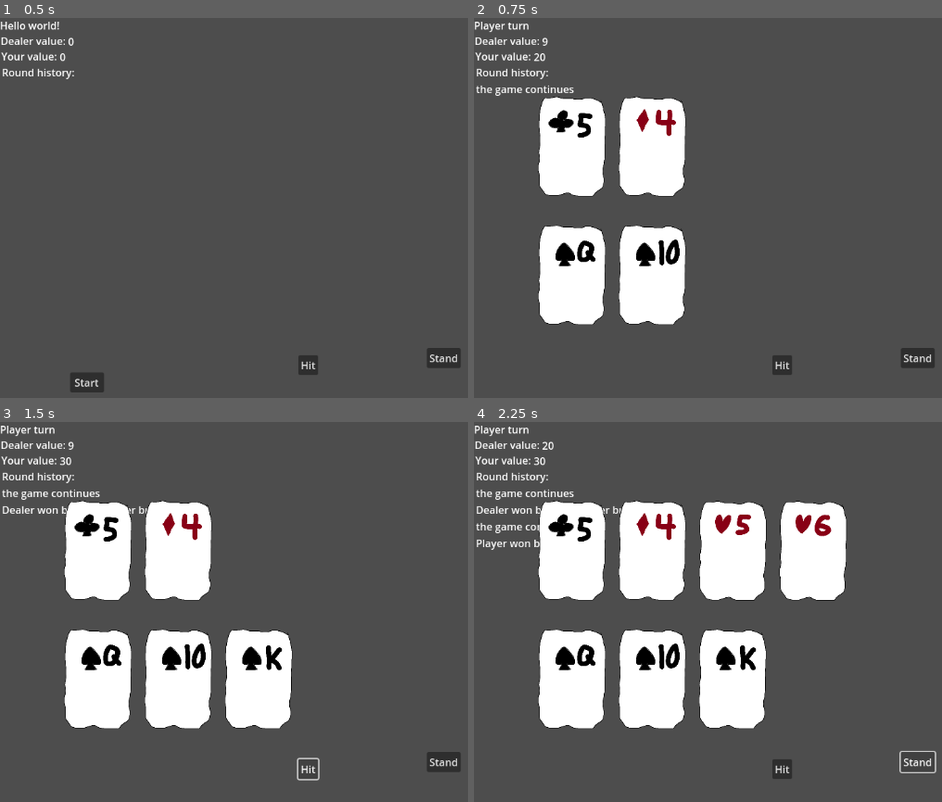
Above: before the commit, frames 1-4 (two rows, left to right).
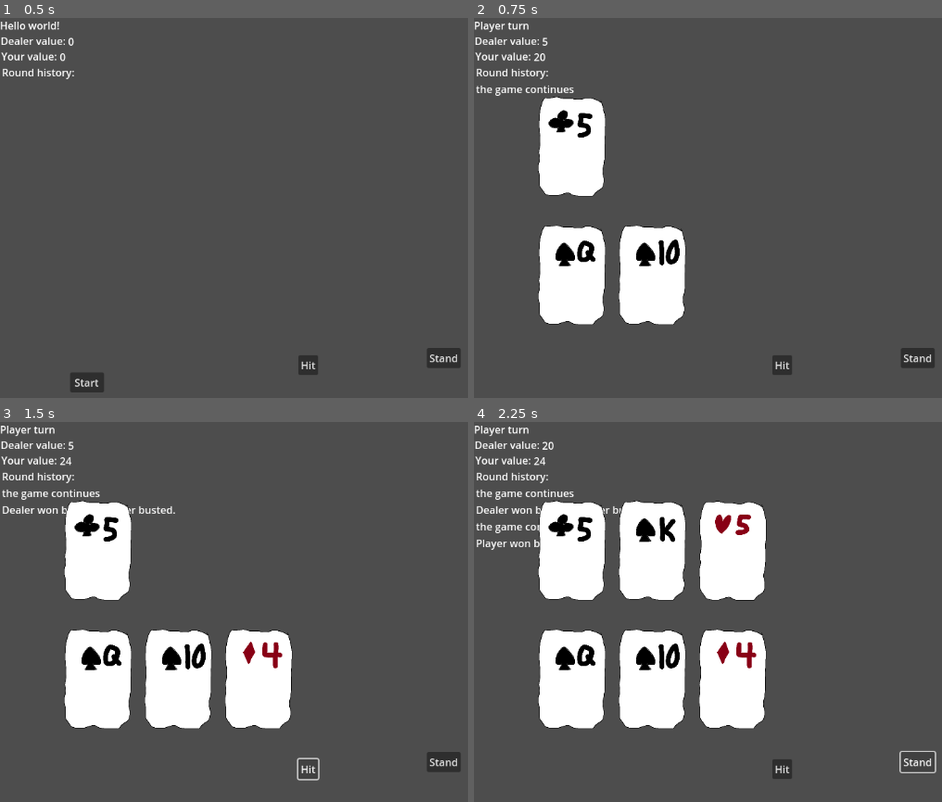
Above: after the commit, the same moments.

Repository: vinh15me/AGL-Team-5-Mini-Level
Game: Godot game, scene res://main_scene.tscn
The game is run twice, just before and just after one commit, with the same random seed, the same clock (stepped at 60 frames per second) and the same inputs.
Inputs:
- Up to frame 1 (0.5 s): no input
- Up to frame 2 (0.75 s): click "Start" at 0.5 s
- Up to frame 3 (1.5 s): click "Hit" at 1.25 s
- Up to frame 4 (2.25 s): click "Stand" at 2 s

Frame 1 is identical in both runs. In frame 2, 3.5% of the frame differs, in the area x 14-46%, y 5-48%; in frame 3, 4.0%; in frame 4, 4.4%, in the area x 12-80%, y 9-66%.

Commit message:
Updated Dealer
-Fixed the bug in which the dealer drew two cards.

Diff:
--- a/blackjack/cards.gd
+++ b/blackjack/cards.gd
@@ -108,15 +108,20 @@
 		self.dealer_hand = Hand.new()
 
 	func start() -> void:
-		var give_cards = func (hand: Hand) -> void:
+		var give_cards_player = func (hand: Hand) -> void:
 			for i in range(0, 2):
 				var card = self.deck.draw()
 				card._check_card()
 				hand.push_card(card)
 				player_card_drawn.emit( Suit.keys()[card.suit],Rank.keys()[card.rank],player_or_dealer)
-		give_cards.call(player_hand)
+		give_cards_player.call(player_hand)
 		player_or_dealer = 1
-		give_cards.call(dealer_hand)
+		var give_cards_dealer = func (hand: Hand) -> void:
+			var card = self.deck.draw()
+			card._check_card()
+			hand.push_card(card)
+			player_card_drawn.emit( Suit.keys()[card.suit],Rank.keys()[card.rank],player_or_dealer)
+		give_cards_dealer.call(dealer_hand)
 		player_or_dealer = 0
 
 		self.playing_hand = self.dealer_hand
